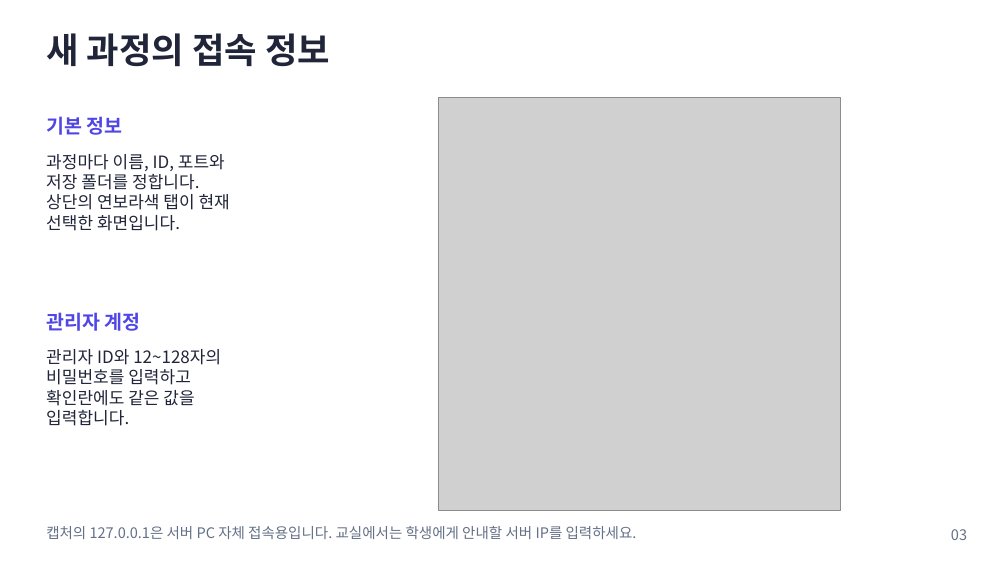
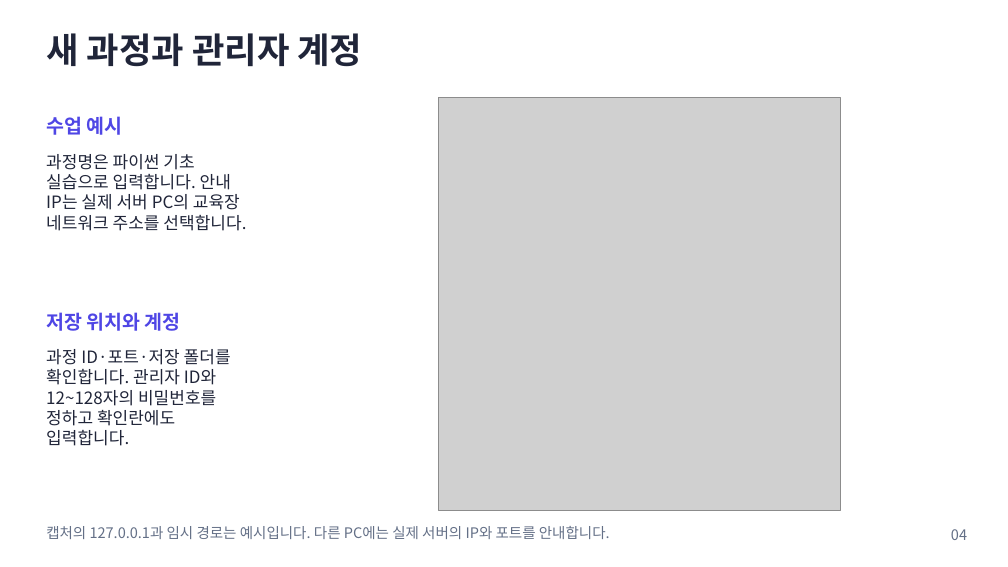
Before and after one commit to prozac0401/AssignmentHub, a slide deck: slide 4 of docs/manual/AssignmentHub_사용자_매뉴얼.pptx (slide 3 before the commit). Drawn at 1008x567 pixels with LibreOffice and Linux fonts; fonts in the diff are those of the drawing; grey boxes stand for pictures. Boxes give left, top, right and bottom in pixels: in the first picture for what was removed or moved away, otherwise in the second. Text is boxed around its words. In the diff, an @@ line names an element or a change of style, - is before the commit and + after.

```diff
--- a/docs/manual/AssignmentHub_사용자_매뉴얼.pptx
+++ b/docs/manual/AssignmentHub_사용자_매뉴얼.pptx
@@ text at bbox=[46, 33, 363, 67]: text changed @@
-새 과정의 접속 정보
+새 과정과 관리자 계정
@@ text at bbox=[46, 116, 123, 135]: text changed @@
-기본 정보
+수업 예시
@@ text at bbox=[46, 154, 246, 231]: text changed @@
-과정마다 이름, ID, 포트와
-저장 폴더를 정합니다.
-상단의 연보라색 탭이 현재
-선택한 화면입니다.
+과정명은 파이썬 기초
+실습으로 입력합니다. 안내
+IP는 실제 서버 PC의 교육장
+네트워크 주소를 선택합니다.
@@ text at bbox=[46, 312, 181, 331]: text changed @@
-관리자 계정
+저장 위치와 계정
@@ text at bbox=[46, 349, 231, 426]: text changed @@
-관리자 ID와 12~128자의
-비밀번호를 입력하고
-확인란에도 같은 값을
+과정 ID·포트·저장 폴더를
+확인합니다. 관리자 ID와
+12~128자의 비밀번호를
+정하고 확인란에도
@@ text at bbox=[46, 526, 610, 539]: text changed @@
-캡처의 127.0.0.1은 서버 PC 자체 접속용입니다. 교실에서는 학생에게 안내할 서버 IP를 입력하세요.
+캡처의 127.0.0.1과 임시 경로는 예시입니다. 다른 PC에는 실제 서버의 IP와 포트를 안내합니다.
@@ text at bbox=[951, 529, 967, 540]: text changed @@
-03
+04
```
Also in this commit, not shown: 25 other slides changed, 9 slides added, 1 slide removed, 54 other files.
